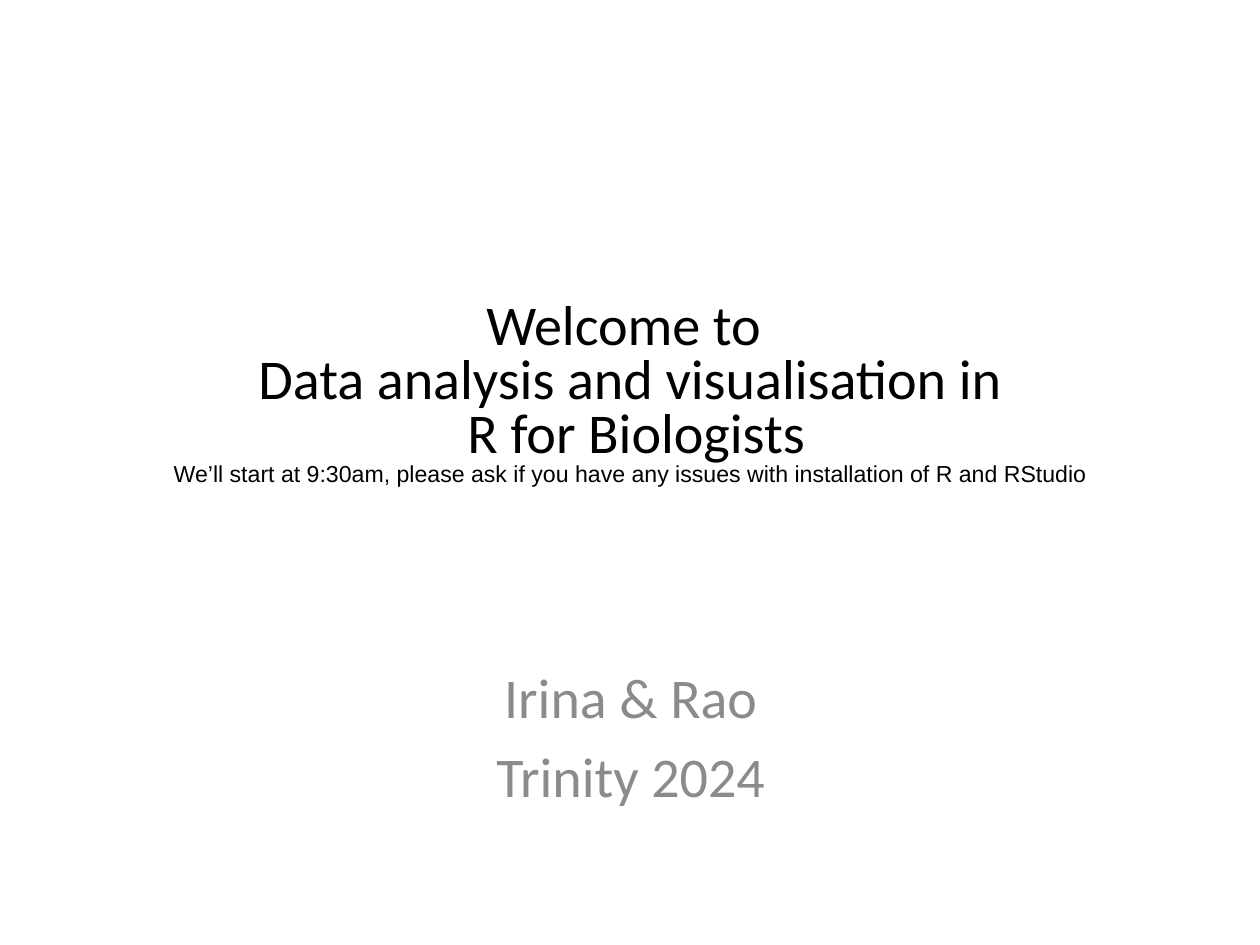
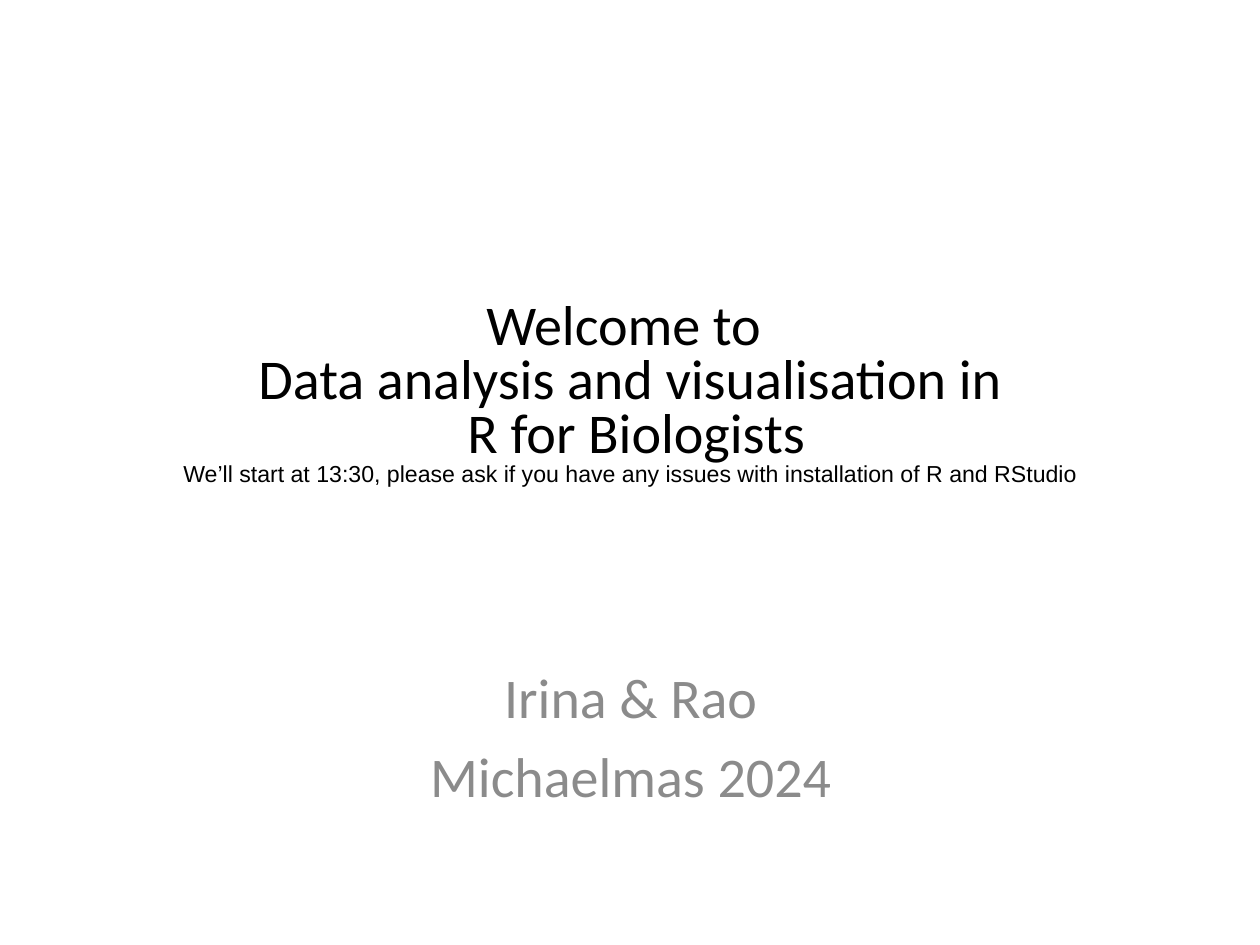
Before and after one commit to sraorao/data_analysis_visualisation_R_MT2024, a slide deck: slide 1 of powerpoint files/Session1.pptx. Drawn at 1260x945 pixels with LibreOffice and Linux fonts; fonts in the diff are those of the drawing. Boxes give left, top, right and bottom in pixels: in the first picture for what was removed or moved away, otherwise in the second. Text is boxed around its words. In the diff, an @@ line names an element or a change of style, - is before the commit and + after.

```diff
--- a/powerpoint files/Session1.pptx
+++ b/powerpoint files/Session1.pptx
@@ text at [183,360,1076,487]: text changed @@
-Data analysis and visualisation in
-R for Biologists
-We’ll start at 9:30am, please ask if you have any issues with installation of R and RStudio
+Data analysis and visualisation in
+R for Biologists
+We’ll start at 13:30, please ask if you have any issues with installation of R and RStudio
@@ text at [430,758,832,798]: text changed @@
-Trinity 2024
+Michaelmas 2024
```
Also in this commit, not shown: 1 other slide changed, 9 other files.
